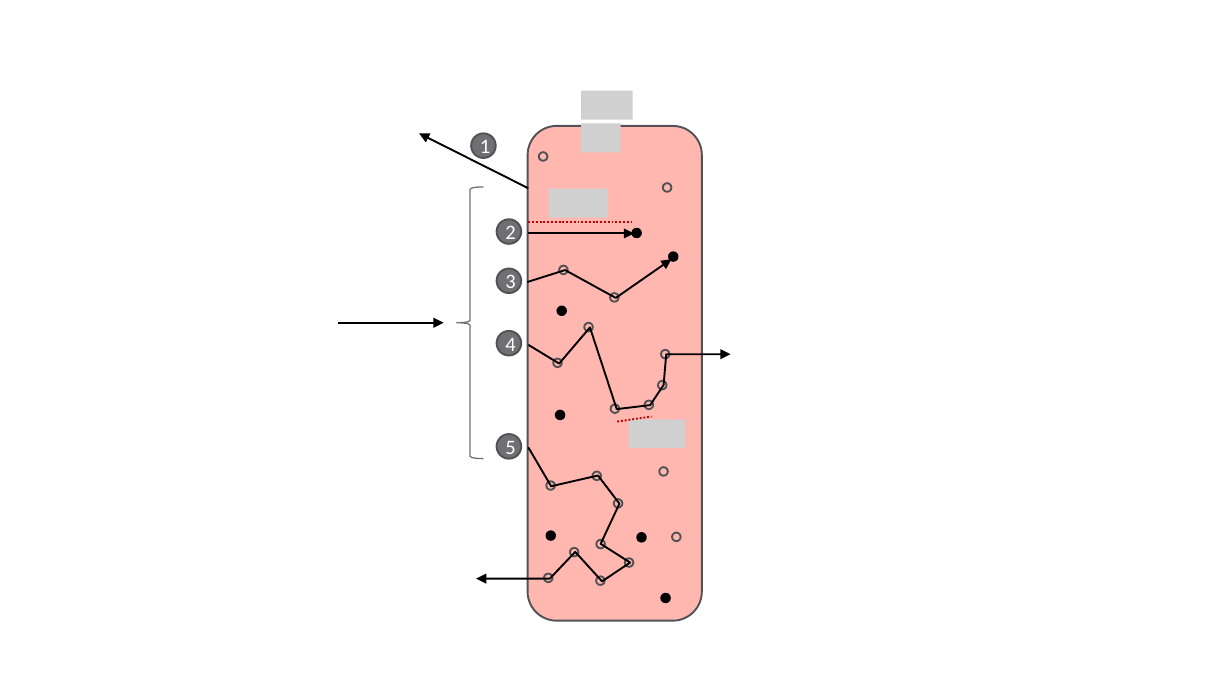
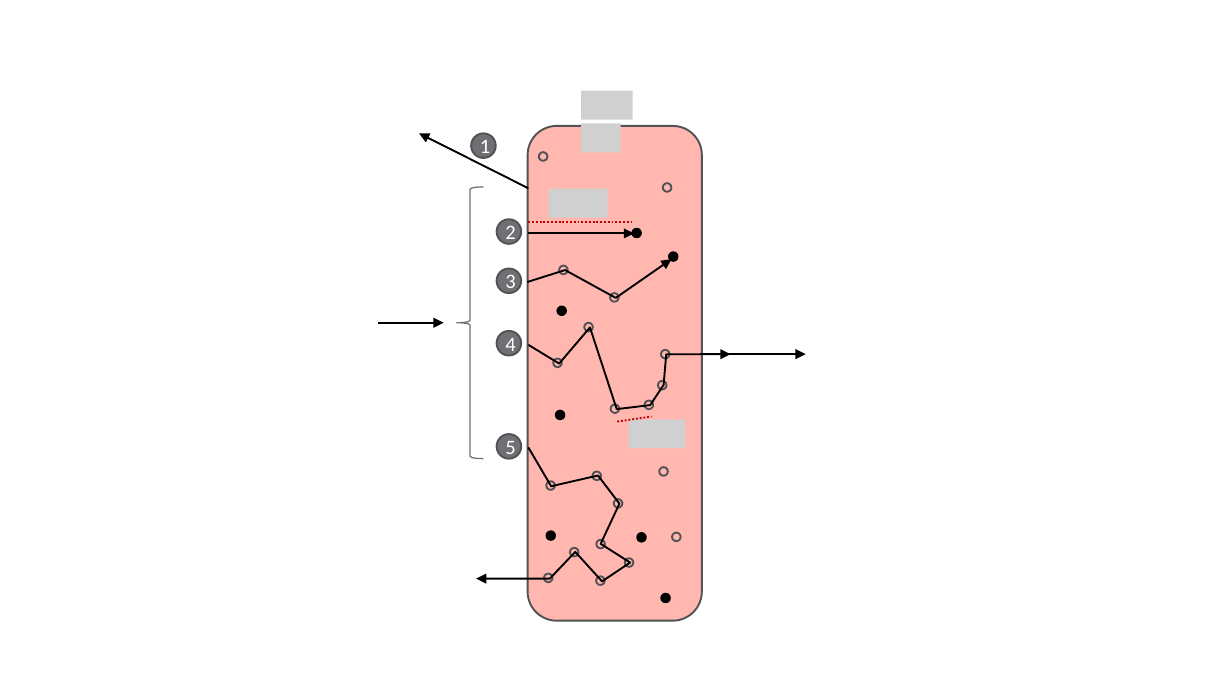
Before and after one commit to morrisvanegas/manuscript_dissertation_draft, a slide deck: slide 1 of fig/images.pptx. Drawn at 1232x693 pixels with LibreOffice and Linux fonts; fonts in the diff are those of the drawing; grey boxes stand for pictures. Boxes give left, top, right and bottom in pixels: in the first picture for what was removed or moved away, otherwise in the second. Text is boxed around its words. In the diff, an @@ line names an element or a change of style, - is before the commit and + after.

```diff
--- a/fig/images.pptx
+++ b/fig/images.pptx
@@ arrow moved from (338, 323) - (444, 323) to (378, 323) - (444, 323) @@
@@ arrow added from (700, 355) to (806, 355), #000000 1.1 pt @@
```
